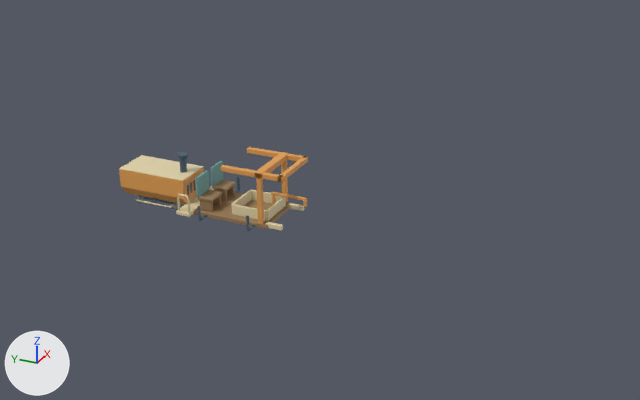
Before and after pictures for a commit that changed the glTF model assets/built/track-layer.glb.
Both versions are drawn from a 50 mm camera at (-27.6, -15.7, 15.4) aimed at (-0.1, -3.4, 1.7). The lights are fixed; the arrows at lower left show +X, +Y and +Z. The first picture is the older version. Where no turn or scale is listed for an object, it has been applied to the vertices. Vertices at exactly the same position are counted once.

The first picture shows 'chair_teal', 'chair_wood', 'deck_cream', 'deck_gantry', 'deck_wood', 'power_paint', 'power_trim' and 5 more.
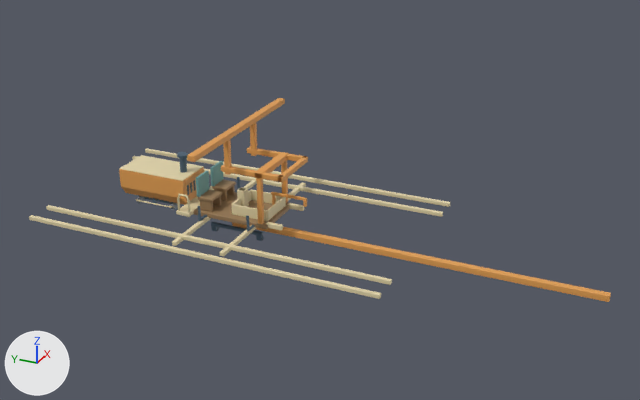
Where the newer file only moved an object's origin or applied its transform, the numbers keep the older frame.

Edits to the bpy script that builds the scene:
```text
Change me_deck_cream:
    remove me_deck_cream.from_pydata(...)  # 264 vertices, 492 faces; spans x -1.4..1.4, y -2.19..2.19, z -0.44..0.44
    add me_deck_cream.from_pydata(...)  # 456 vertices, 844 faces; spans x -3.98..3.98, y -7.24..7.21, z -0.58..0.44
    me_deck_cream part 1: a new loose piece of 24 vertices spanning x -3.45..-0.95, y 0.9..1.08, z -0.58..-0.42, in mat_deck_cream (beige #e4d6ab)
    me_deck_cream part 2: a new loose piece of 24 vertices spanning x -3.45..-0.95, y -1.1..-0.92, z -0.58..-0.42, in mat_deck_cream (beige #e4d6ab)
    me_deck_cream part 3: a new loose piece of 24 vertices spanning x -3.98..-3.82, y -7.24..7.21, z -0.54..-0.38, in mat_deck_cream (beige #e4d6ab)
    me_deck_cream part 4: a new loose piece of 24 vertices spanning x -2.98..-2.82, y -7.24..7.21, z -0.54..-0.38, in mat_deck_cream (beige #e4d6ab)
    me_deck_cream part 5: a new loose piece of 24 vertices spanning x 0.95..3.45, y 0.9..1.08, z -0.58..-0.42, in mat_deck_cream (beige #e4d6ab)
    me_deck_cream part 6: a new loose piece of 24 vertices spanning x 0.95..3.45, y -1.1..-0.92, z -0.58..-0.42, in mat_deck_cream (beige #e4d6ab)
    me_deck_cream part 7: a new loose piece of 24 vertices spanning x 2.82..2.98, y -7.24..7.21, z -0.54..-0.38, in mat_deck_cream (beige #e4d6ab)
    me_deck_cream part 8: a new loose piece of 24 vertices spanning x 3.82..3.98, y -7.24..7.21, z -0.54..-0.38, in mat_deck_cream (beige #e4d6ab)
Change me_deck_gantry:
    remove me_deck_gantry.from_pydata(...)  # 216 vertices, 396 faces; spans x -1.12..1.12, y -1.39..1.39, z -1.05..1.05
    add me_deck_gantry.from_pydata(...)  # 288 vertices, 528 faces; spans x -3.5..3.5, y -1.39..1.39, z -1.05..2.36
    me_deck_gantry part 9: a new loose piece of 24 vertices spanning x -1.11..-0.93, y 1.01..1.23, z 0.75..2.25, in mat_deck_gantry (orange #e4a053)
    me_deck_gantry part 10: a new loose piece of 24 vertices spanning x 0.93..1.11, y 1.01..1.23, z 0.75..2.25, in mat_deck_gantry (orange #e4a053)
    me_deck_gantry part 11: a new loose piece of 24 vertices spanning x -3.5..3.5, y 0.97..1.27, z 2.14..2.36, in mat_deck_gantry (orange #e4a053)
Add ob_lay_paint_trolley:
    ob_lay_paint_trolley = bpy.data.objects.new('lay_paint_trolley', me_lay_paint_trolley)  # 24 vertices, 44 faces; spans x -0.325..0.325, y -0.35..0.35, z -0.175..0.175; in mat_deck_gantry (orange #e4a053)
    ob_lay_paint_trolley.location = (0.0, 0.0, 0.0)
Add ob_lay_iron_left:
    ob_lay_iron_left = bpy.data.objects.new('lay_iron_left', me_lay_iron_left)  # 120 vertices, 220 faces; spans x -0.12..0.12, y -1.12..1.12, z -0.17..0.17; in mat_deck_bogie (dark blue #475d70)
    ob_lay_iron_left.location = (-0.52, 0.0, -0.11)
Add ob_lay_gantry_beam:
    ob_lay_gantry_beam = bpy.data.objects.new('lay_gantry_beam', me_lay_gantry_beam)  # 24 vertices, 44 faces; spans x -0.13..0.13, y -7.0..7.0, z -0.12..0.12; in mat_deck_gantry (orange #e4a053)
    ob_lay_gantry_beam.location = (0.0, -7.0, 0.0)
Add ob_lay_cream_upper:
    ob_lay_cream_upper = bpy.data.objects.new('lay_cream_upper', me_lay_cream_upper)  # 24 vertices, 44 faces; spans x -0.16..0.16, y -0.16..0.16, z -0.725..0.725; in mat_deck_cream (beige #e4d6ab)
    ob_lay_cream_upper.location = (0.0, 0.0, 0.73)
```

Pixel boxes [x1, y1, x2, y2] of what changed, in the pictures (640 x 400 px):
'deck_cream', reshaped: before [176, 186, 304, 230]; after [29, 148, 450, 299]
'deck_gantry', reshaped (39% wider, 63% taller): before [221, 147, 308, 224]; after [187, 98, 308, 224]
'lay_gantry_beam', added: after [256, 227, 611, 302]
'lay_iron_left', added: after [211, 222, 264, 241]
'lay_cream_upper', added: after [237, 187, 249, 207]
'lay_paint_trolley', added (mostly hidden): after [232, 222, 250, 229]
part 1 of me_deck_cream, added: after [172, 217, 211, 246]
part 2 of me_deck_cream, added: after [219, 227, 256, 257]
part 3 of me_deck_cream, added: after [29, 215, 381, 299]
part 4 of me_deck_cream, added: after [46, 205, 392, 285]
part 5 of me_deck_cream, added (mostly hidden): after [243, 180, 257, 190]
part 6 of me_deck_cream, added: after [288, 182, 306, 201]
part 7 of me_deck_cream, added: after [132, 156, 443, 217]
part 8 of me_deck_cream, added: after [145, 148, 450, 207]
part 9 of me_deck_gantry, added: after [223, 140, 232, 175]
part 10 of me_deck_gantry, added: after [250, 123, 257, 156]
part 11 of me_deck_gantry, added (orange): after [187, 98, 285, 162]
